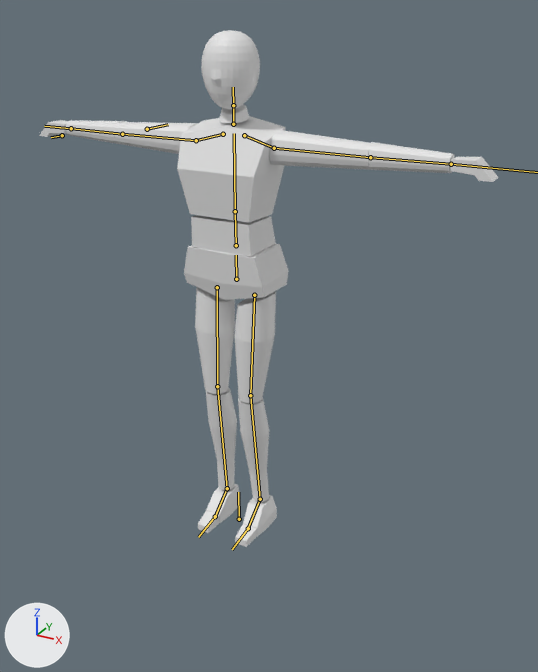
What one commit did to the glTF model resources/model/player/Player_Simple.gltf.
Camera for both pictures: a camera (50 mm lens) standing at (1.37, -2.23, 2.0) and looking at (0.21, -0.11, 0.94). The lights are fixed; the arrows at lower left show +X, +Y and +Z. The first picture is the older version. The bones that change, and the others that lie on the model, are drawn over the model as lines.

Names of what the first picture shows: 'Body'.
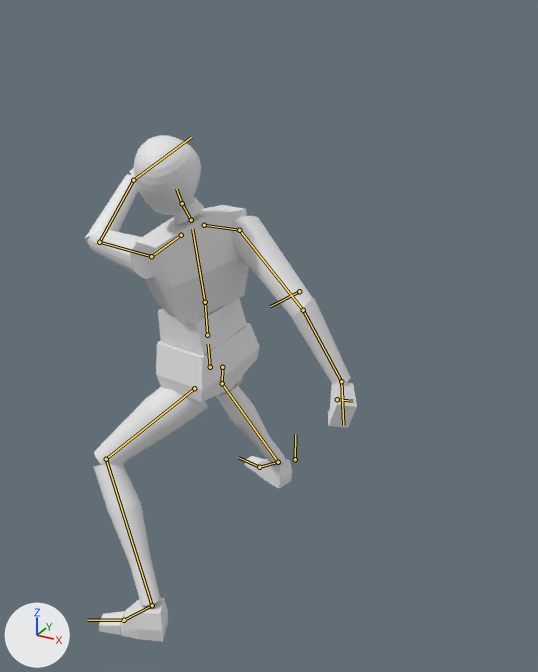
The newer file adds an action. The first version stands in its rest pose; the second is drawn at frame 16 of the action 'StrongParry'.

Edits to the scene script, one JSON object a line:
```json
{"block": "bone_root", "where": "bone_root = bpy.data.objects['SimplePlayer'].pose.bones['Root']"}
{"op": "set", "path": "bone_root.location", "old": "(0.0, 0.0, 0.0)", "new": "(0.0, 0.0, -0.527)"}
{"block": "bone_hips", "where": "bone_hips = bpy.data.objects['SimplePlayer'].pose.bones['Hips']  # child of 'Root'"}
{"op": "set", "path": "bone_hips.location", "old": "(0.0, 0.0, 0.0)", "new": "(0.06, -0.228, 0.814)"}
{"op": "set", "path": "bone_hips.rotation_quaternion", "old": "(1.0, 0.0, 0.0, 0.0)", "new": "(0.678, 0.023, -0.733, -0.043)", "note": "degrees (0, 0, 0) -> degrees (-51, -97, 49)"}
{"block": "bone_upperleg_l", "where": "bone_upperleg_l = bpy.data.objects['SimplePlayer'].pose.bones['UpperLeg.L']  # child of 'Hips'"}
{"op": "set", "path": "bone_upperleg_l.rotation_quaternion", "old": "(1.0, 0.0, 0.0, 0.0)", "new": "(0.89, -0.327, -0.106, -0.299)", "note": "degrees (0, 0, 0) -> degrees (-34, -23, -30)"}
{"block": "bone_lowerleg_l", "where": "bone_lowerleg_l = bpy.data.objects['SimplePlayer'].pose.bones['LowerLeg.L']  # child of 'UpperLeg.L'"}
{"op": "set", "path": "bone_lowerleg_l.rotation_quaternion", "old": "(1.0, 0.0, 0.0, 0.0)", "new": "(0.864, 0.5, 0.0, -0.059)", "note": "degrees (0, 0, 0) -> degrees (60, 3, -6)"}
{"block": "bone_foot_l", "where": "bone_foot_l = bpy.data.objects['SimplePlayer'].pose.bones['Foot.L']  # child of 'LowerLeg.L'"}
{"op": "set", "path": "bone_foot_l.rotation_quaternion", "old": "(1.0, 0.0, 0.0, 0.0)", "new": "(0.955, -0.144, -0.182, 0.186)", "note": "degrees (0, 0, 0) -> degrees (-21, -17, 25)"}
{"block": "bone_upperleg_r", "where": "bone_upperleg_r = bpy.data.objects['SimplePlayer'].pose.bones['UpperLeg.R']  # child of 'Hips'"}
{"op": "set", "path": "bone_upperleg_r.rotation_quaternion", "old": "(1.0, 0.0, 0.0, 0.0)", "new": "(0.901, -0.295, 0.166, 0.271)", "note": "degrees (0, 0, 0) -> degrees (-30, 27, 26)"}
{"block": "bone_lowerleg_r", "where": "bone_lowerleg_r = bpy.data.objects['SimplePlayer'].pose.bones['LowerLeg.R']  # child of 'UpperLeg.R'"}
{"op": "set", "path": "bone_lowerleg_r.rotation_quaternion", "old": "(1.0, 0.0, 0.0, 0.0)", "new": "(0.944, 0.327, 0.0, 0.039)", "note": "degrees (0, 0, 0) -> degrees (38, -1, 4)"}
{"block": "bone_foot_r", "where": "bone_foot_r = bpy.data.objects['SimplePlayer'].pose.bones['Foot.R']  # child of 'LowerLeg.R'"}
{"op": "set", "path": "bone_foot_r.rotation_quaternion", "old": "(1.0, 0.0, 0.0, 0.0)", "new": "(0.933, -0.027, 0.094, -0.347)", "note": "degrees (0, 0, 0) -> degrees (-7, 9, -41)"}
{"block": "bone_upperbody", "where": "bone_upperbody = bpy.data.objects['SimplePlayer'].pose.bones['UpperBody']  # child of 'LowerBody'"}
{"op": "set", "path": "bone_upperbody.rotation_quaternion", "old": "(1.0, 0.0, 0.0, 0.0)", "new": "(0.984, -0.012, -0.162, -0.066)", "note": "degrees (0, 0, 0) -> degrees (0, -19, -8)"}
{"block": "bone_neck", "where": "bone_neck = bpy.data.objects['SimplePlayer'].pose.bones['Neck']  # child of 'UpperBody'"}
{"op": "set", "path": "bone_neck.rotation_quaternion", "old": "(1.0, 0.0, 0.0, 0.0)", "new": "(0.988, 0.091, 0.024, -0.12)", "note": "degrees (0, 0, 0) -> degrees (10, 4, -13)"}
{"block": "bone_head", "where": "bone_head = bpy.data.objects['SimplePlayer'].pose.bones['Head']  # child of 'Neck'"}
{"op": "set", "path": "bone_head.rotation_quaternion", "old": "(1.0, 0.0, 0.0, 0.0)", "new": "(0.897, -0.163, 0.396, -0.107)", "note": "degrees (0, 0, 0) -> degrees (-31, 43, -26)"}
{"block": "bone_shoulder_l", "where": "bone_shoulder_l = bpy.data.objects['SimplePlayer'].pose.bones['Shoulder.L']  # child of 'UpperBody'"}
{"op": "set", "path": "bone_shoulder_l.rotation_quaternion", "old": "(1.0, 0.0, 0.0, 0.0)", "new": "(0.967, 0.177, 0.051, -0.176)", "note": "degrees (0, 0, 0) -> degrees (19, 9, -19)"}
{"block": "bone_upperarm_l", "where": "bone_upperarm_l = bpy.data.objects['SimplePlayer'].pose.bones['UpperArm.L']  # child of 'Shoulder.L'"}
{"op": "set", "path": "bone_upperarm_l.rotation_quaternion", "old": "(1.0, 0.0, 0.0, 0.0)", "new": "(0.857, 0.504, 0.104, -0.012)", "note": "degrees (0, 0, 0) -> degrees (61, 11, 5)"}
{"block": "bone_lowerarm_l", "where": "bone_lowerarm_l = bpy.data.objects['SimplePlayer'].pose.bones['LowerArm.L']  # child of 'UpperArm.L'"}
{"op": "set", "path": "bone_lowerarm_l.rotation_quaternion", "old": "(1.0, 0.0, 0.0, 0.0)", "new": "(0.757, 0.565, 0.0, 0.327)", "note": "degrees (0, 0, 0) -> degrees (67, -22, 32)"}
{"block": "bone_hand_l", "where": "bone_hand_l = bpy.data.objects['SimplePlayer'].pose.bones['Hand.L']  # child of 'LowerArm.L'"}
{"op": "set", "path": "bone_hand_l.rotation_quaternion", "old": "(1.0, 0.0, 0.0, 0.0)", "new": "(0.937, 0.325, -0.084, 0.091)", "note": "degrees (0, 0, 0) -> degrees (38, -13, 7)"}
{"block": "bone_shoulder_r", "where": "bone_shoulder_r = bpy.data.objects['SimplePlayer'].pose.bones['Shoulder.R']  # child of 'UpperBody'"}
{"op": "set", "path": "bone_shoulder_r.rotation_quaternion", "old": "(1.0, 0.0, 0.0, 0.0)", "new": "(0.972, -0.199, 0.127, -0.017)", "note": "degrees (0, 0, 0) -> degrees (-24, 14, -5)"}
{"block": "bone_upperarm_r", "where": "bone_upperarm_r = bpy.data.objects['SimplePlayer'].pose.bones['UpperArm.R']  # child of 'Shoulder.R'"}
{"op": "set", "path": "bone_upperarm_r.rotation_quaternion", "old": "(1.0, 0.0, 0.0, 0.0)", "new": "(0.584, -0.175, -0.624, 0.488)", "note": "degrees (0, 0, 0) -> degrees (-79, -34, 108)"}
{"block": "bone_lowerarm_r", "where": "bone_lowerarm_r = bpy.data.objects['SimplePlayer'].pose.bones['LowerArm.R']  # child of 'UpperArm.R'"}
{"op": "set", "path": "bone_lowerarm_r.rotation_quaternion", "old": "(1.0, 0.0, 0.0, 0.0)", "new": "(0.973, 0.199, 0.0, -0.115)", "note": "degrees (0, 0, 0) -> degrees (23, 3, -13)"}
{"block": "bone_hand_r", "where": "bone_hand_r = bpy.data.objects['SimplePlayer'].pose.bones['Hand.R']  # child of 'LowerArm.R'"}
{"op": "set", "path": "bone_hand_r.rotation_quaternion", "old": "(1.0, 0.0, 0.0, 0.0)", "new": "(0.549, -0.264, 0.767, 0.201)", "note": "degrees (0, 0, 0) -> degrees (-3, 108, 35)"}
```

Changed parts and their boxes [x1, y1, x2, y2] in the pictures (538 x 672 px):
```json
{"object": "Body", "change": "posed", "before": [39, 30, 499, 547], "after": [84, 135, 357, 642], "on screen": "41% narrower"}
{"bone": "Root", "before": "(239, 519) to (238, 492)", "after": "(295, 459) to (295, 434)"}
{"bone": "Hips", "before": "(236, 279) to (236, 255)", "after": "(210, 367) to (208, 344)"}
{"bone": "UpperLeg.L", "before": "(254, 295) to (250, 395)", "after": "(194, 388) to (106, 459)"}
{"bone": "LowerLeg.L", "before": "(250, 395) to (260, 499)", "after": "(106, 459) to (152, 605)"}
{"bone": "Foot.L", "before": "(260, 499) to (248, 528)", "after": "(152, 605) to (124, 620)"}
{"bone": "UpperLeg.R", "before": "(217, 287) to (217, 386)", "after": "(222, 367) to (222, 383)"}
{"bone": "LowerLeg.R", "before": "(217, 386) to (227, 488)", "after": "(222, 383) to (278, 462)"}
{"bone": "Foot.R", "before": "(227, 488) to (215, 516)", "after": "(278, 462) to (259, 467)"}
{"bone": "UpperBody", "before": "(235, 211) to (234, 133)", "after": "(205, 302) to (192, 229)"}
{"bone": "Neck", "before": "(233, 124) to (233, 105)", "after": "(191, 220) to (182, 203)"}
{"bone": "Head", "before": "(233, 105) to (233, 87)", "after": "(182, 203) to (176, 189)"}
{"bone": "Shoulder.L", "before": "(244, 135) to (274, 148)", "after": "(181, 235) to (151, 256)"}
{"bone": "UpperArm.L", "before": "(274, 148) to (370, 157)", "after": "(151, 256) to (99, 242)"}
{"bone": "LowerArm.L", "before": "(370, 157) to (451, 164)", "after": "(99, 242) to (133, 180)"}
{"bone": "Shoulder.R", "before": "(223, 134) to (196, 140)", "after": "(204, 225) to (239, 230)"}
{"bone": "UpperArm.R", "before": "(196, 140) to (122, 134)", "after": "(239, 230) to (303, 310)"}
{"bone": "LowerArm.R", "before": "(122, 134) to (71, 128)", "after": "(303, 310) to (341, 381)"}
{"bone": "Hand.R", "before": "(71, 128) to (59, 127)", "after": "(341, 381) to (342, 400)"}
```
